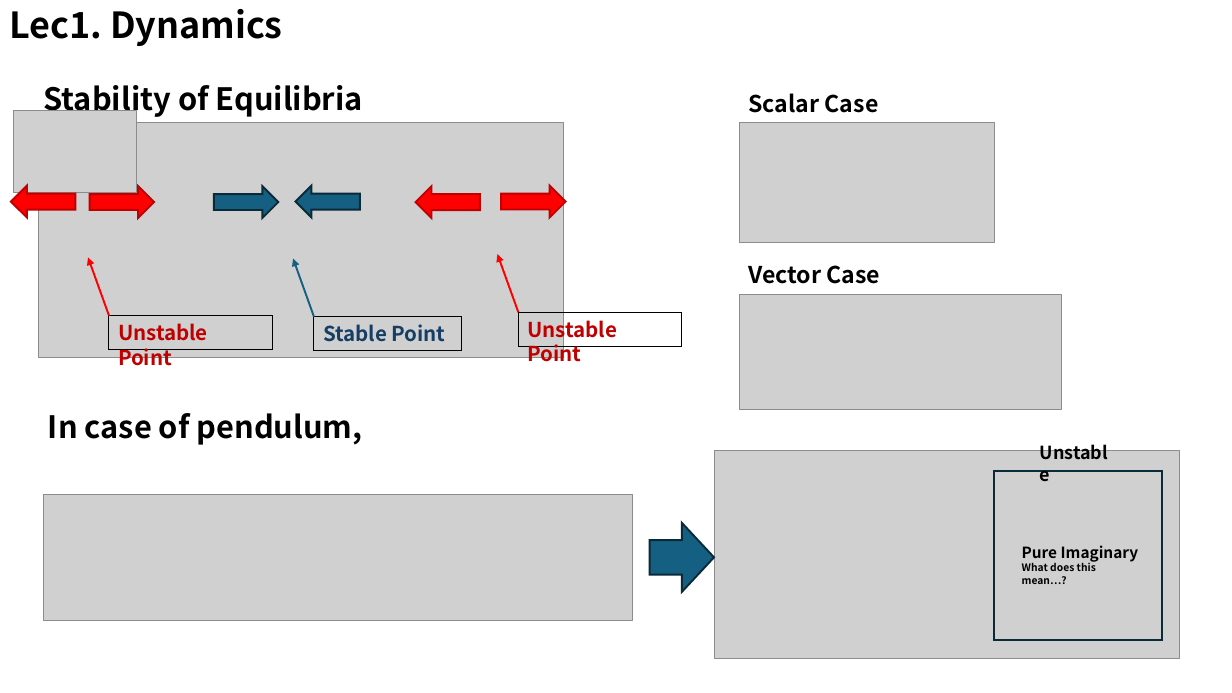
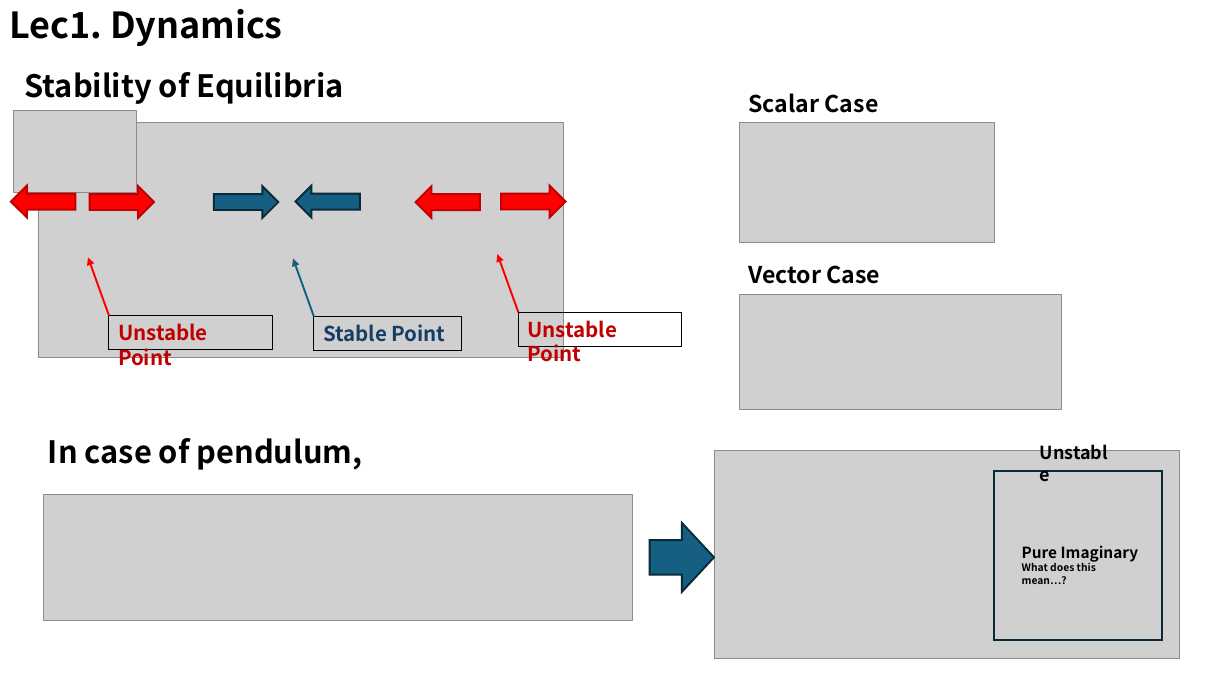
Before and after one commit to kimsooyoung/rl_oc_python, a slide deck: slide 9 of lecture_contents/presentation_1.pptx. Drawn at 1232x693 pixels with LibreOffice and Linux fonts; fonts in the diff are those of the drawing; grey boxes stand for pictures. Boxes give left, top, right and bottom in pixels: in the first picture for what was removed or moved away, otherwise in the second. Text is boxed around its words. In the diff, an @@ line names an element or a change of style, - is before the commit and + after.

Commit message:
ppt updated

```diff
--- a/lecture_contents/presentation_1.pptx
+++ b/lecture_contents/presentation_1.pptx
@@ text "Stability of Equilibria": place and size @@
-text "Stability of Equilibria" at (43,85,363,119)
+text "Stability of Equilibria" at (24,72,344,104)
@@ text "In case of pendulum,": place and size @@
-text "In case of pendulum," at (48,413,363,445)
+text "In case of pendulum," at (48,438,363,470)
```
Also in this commit, not shown: 1 other slide changed.
